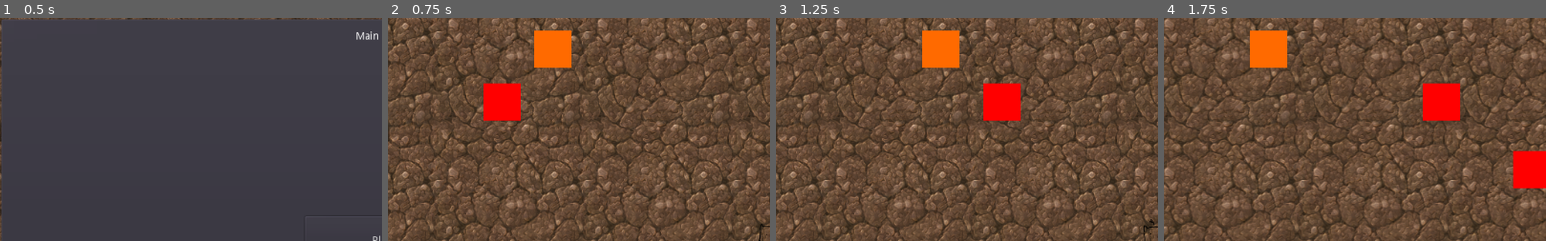
Above: before the commit, frames 1-4 (left to right).
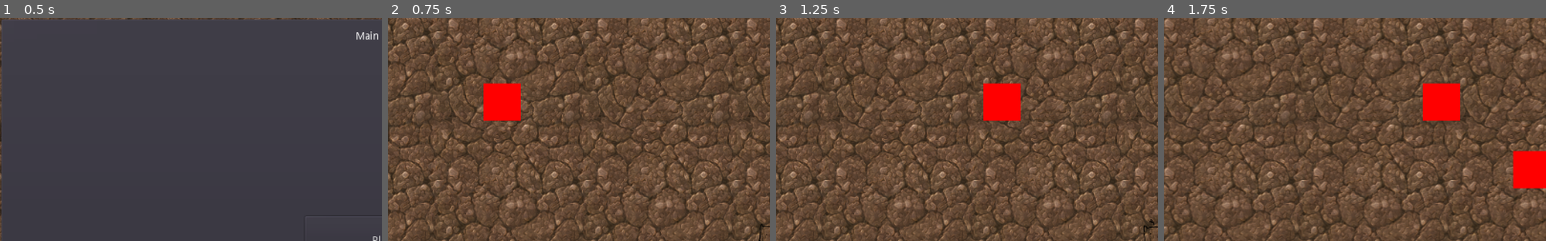
Above: after the commit, the same moments.

Repository: freejelliott/ldjam52
Game: Godot game, scene res://Game.tscn
The game is run twice, just before and just after one commit, with the same random seed, the same clock (stepped at 60 frames per second) and the same inputs.
Inputs:
- Up to frame 1 (0.5 s): no input
- Up to frame 2 (0.75 s): click "Play" at 0.5 s
- Up to frame 3 (1.25 s): no input
- Up to frame 4 (1.75 s): hold D (move_right) from 1.28 s (still down)
The pictures show only the part of the screen within x 0-50%, y 0-50%; the shares and areas given below are measured in that part.

Frame 1 is identical in both runs. In frame 2, 1.7% of the frame differs, in the area x 38-48%, y 5-23%; in frame 3, 1.7%; in frame 4, 1.7%.

Commit message:
Hunter gets stunned and goes home to rest.

Diff:
--- a/Game.tscn
+++ b/Game.tscn
@@ -79,6 +79,9 @@
 } ]
 2/z_index = 0
 
+[sub_resource type="CircleShape2D" id=4]
+radius = 24.0
+
 [node name="Game" type="Node2D"]
 script = ExtResource( 6 )
 
@@ -117,9 +120,21 @@
 player_path = NodePath("../Player")
 
 [node name="Hunter" parent="PlayScreen" instance=ExtResource( 5 )]
-position = Vector2( 552, 289 )
+position = Vector2( 237, 213 )
 speed = 100
 player_path = NodePath("../Player")
+home_path = NodePath("../HunterHome")
+
+[node name="HunterHome" type="Position2D" parent="PlayScreen"]
+position = Vector2( 237, 214 )
+
+[node name="Area2D" type="Area2D" parent="PlayScreen/HunterHome"]
+collision_layer = 32
+collision_mask = 0
+monitoring = false
+
+[node name="CollisionShape2D" type="CollisionShape2D" parent="PlayScreen/HunterHome/Area2D"]
+shape = SubResource( 4 )
 
 [node name="Harvester2" parent="PlayScreen" instance=ExtResource( 4 )]
 position = Vector2( 905, 234 )
--- a/harvester/Harvester.gd
+++ b/harvester/Harvester.gd
@@ -40,9 +40,7 @@
     elif area.collision_layer == 1 << 2:
         # Hunter
         var hunter = area.get_parent()
-        # TODO: spawn a new hunter
-        # TODO: stun the hunter instead for a while?
-        hunter.queue_free()
+        hunter.stun()
     elif area.collision_layer == 1 << 3:
         # Vegetable held by player
         var vegetable = area.get_parent()
--- a/hunter/Hunter.gd
+++ b/hunter/Hunter.gd
@@ -2,19 +2,31 @@
 
 export var speed = 300
 export var player_path : NodePath
+export var home_path : NodePath
 
 onready var player = get_node(player_path)
+onready var home = get_node(home_path)
 onready var area: Area2D = $Area2D
 onready var eating_timer: Timer = $EatingTimer
+onready var stun_timer: Timer = $StunTimer
+onready var rest_timer: Timer = $RestTimer
+
+var hurt = false
 
 func _physics_process(delta: float) -> void:
-    if !eating_timer.is_stopped():
-        # Don't move while eating.
+    if !eating_timer.is_stopped() or !stun_timer.is_stopped() or !rest_timer.is_stopped():
+        # Don't move while eating or resting or stunned.
         return
 
-    # Hunter follows the last vegetable the player is carrying or stands still if
-    # nothing is being carried.
-    var follow_target = player.get_last_vegetable()
+    var follow_target = null
+    if hurt:
+        # Hunter goes home.
+        follow_target = home
+    else:
+        # Hunter follows the last vegetable the player is carrying or stands still if
+        # nothing is being carried.
+        follow_target = player.get_last_vegetable()
+
     if follow_target:
         var velocity = follow_target.position - position
 
@@ -24,13 +36,40 @@
 
 
 func _on_Area2D_area_entered(other_area:Area2D) -> void:
-    var vegetable = other_area.get_parent()
+    if other_area.collision_layer == (1 << 5):
+        if hurt:
+            print('hunter is resting')
+            area.set_deferred('monitoring', false)
+            rest_timer.start()
+    else:
+        if !hurt:
+            var vegetable = other_area.get_parent()
+            area.set_deferred('monitoring', false)
+            player.drop_vegetable(vegetable)
+            print('hunter is eating')
+            eating_timer.start()
+
+
+func stun() -> void:
+    hurt = true
+    area.set_deferred('monitorable', false)
     area.set_deferred('monitoring', false)
-    player.drop_vegetable(vegetable)
-    eating_timer.start()
-    print('hunter is eating')
+    print('hunter is stunned')
+    stun_timer.start()
 
 
 func _on_EatingTimer_timeout() -> void:
     print('hunter finished eating')
     area.monitoring = true
+
+
+func _on_StunTimer_timeout() -> void:
+    print('hunter is no longer stunned')
+    area.monitoring = true
+
+
+func _on_RestTimer_timeout() -> void:
+    print('hunter finished resting')
+    area.monitoring = true
+    area.monitorable = true
+    hurt = false
--- a/hunter/Hunter.tscn
+++ b/hunter/Hunter.tscn
@@ -22,7 +22,7 @@
 
 [node name="Area2D" type="Area2D" parent="."]
 collision_layer = 4
-collision_mask = 8
+collision_mask = 40
 
 [node name="CollisionShape2D" type="CollisionShape2D" parent="Area2D"]
 shape = SubResource( 3 )
@@ -31,5 +31,15 @@
 wait_time = 5.0
 one_shot = true
 
+[node name="StunTimer" type="Timer" parent="."]
+wait_time = 10.0
+one_shot = true
+
+[node name="RestTimer" type="Timer" parent="."]
+wait_time = 10.0
+one_shot = true
+
 [connection signal="area_entered" from="Area2D" to="." method="_on_Area2D_area_entered"]
 [connection signal="timeout" from="EatingTimer" to="." method="_on_EatingTimer_timeout"]
+[connection signal="timeout" from="StunTimer" to="." method="_on_StunTimer_timeout"]
+[connection signal="timeout" from="RestTimer" to="." method="_on_RestTimer_timeout"]
--- a/project.godot
+++ b/project.godot
@@ -66,6 +66,7 @@
 2d_physics/layer_3="enemies"
 2d_physics/layer_4="following_vegetables"
 2d_physics/layer_5="fence"
+2d_physics/layer_6="hunter home"
 
 [physics]
 
Not shown: 1 places in Game.tscn that only renumber resources
